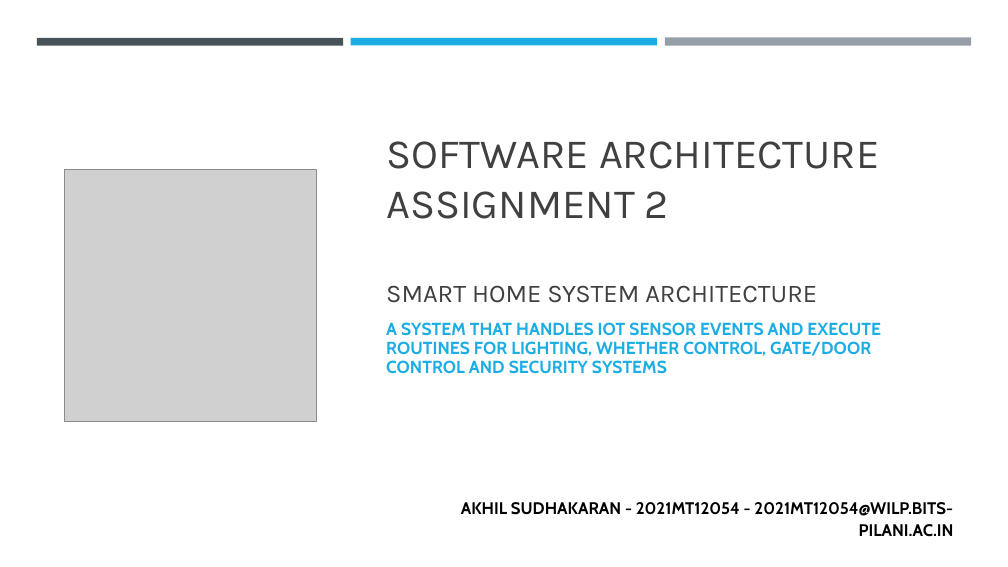
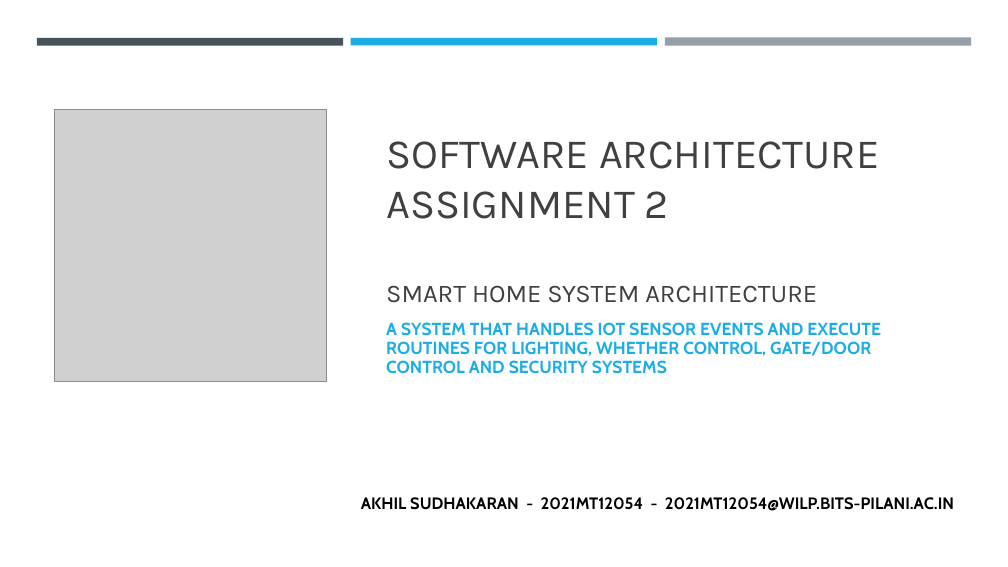
Before and after one commit to Akhilsudh/BITS-Assignment, a slide deck: slide 1 of Semester 2/Software Architecture/Assignment 2/SA-Assignment-2021MT12054.pptx. Drawn at 1008x567 pixels with LibreOffice and Linux fonts; fonts in the diff are those of the drawing; grey boxes stand for pictures. Boxes give left, top, right and bottom in pixels: in the first picture for what was removed or moved away, otherwise in the second. Text is boxed around its words. In the diff, an @@ line names an element or a change of style, - is before the commit and + after.

Commit message:
Updated assignment

```diff
--- a/Semester 2/Software Architecture/Assignment 2/SA-Assignment-2021MT12054.pptx
+++ b/Semester 2/Software Architecture/Assignment 2/SA-Assignment-2021MT12054.pptx
@@ picture: place and size @@
-picture at [64,170,317,422]
+picture at [54,110,327,382]
@@ text "AKHIL SUDHAKARAN - 2021MT12054 - ...": place and size @@
-text "AKHIL SUDHAKARAN - 2021MT12054 - ..." at [461,502,954,537]
+text "AKHIL SUDHAKARAN - 2021MT12054 - ..." at [361,497,954,511]
@@ text "AKHIL SUDHAKARAN - 2021MT12054 - ..." at [361,497,954,511]: size 16 to 15.7 pt; line spacing 1.1 to 0.9 @@
```
Also in this commit, not shown: 2 other slides changed, 5 slides added, 10 slides removed, 9 other files.
